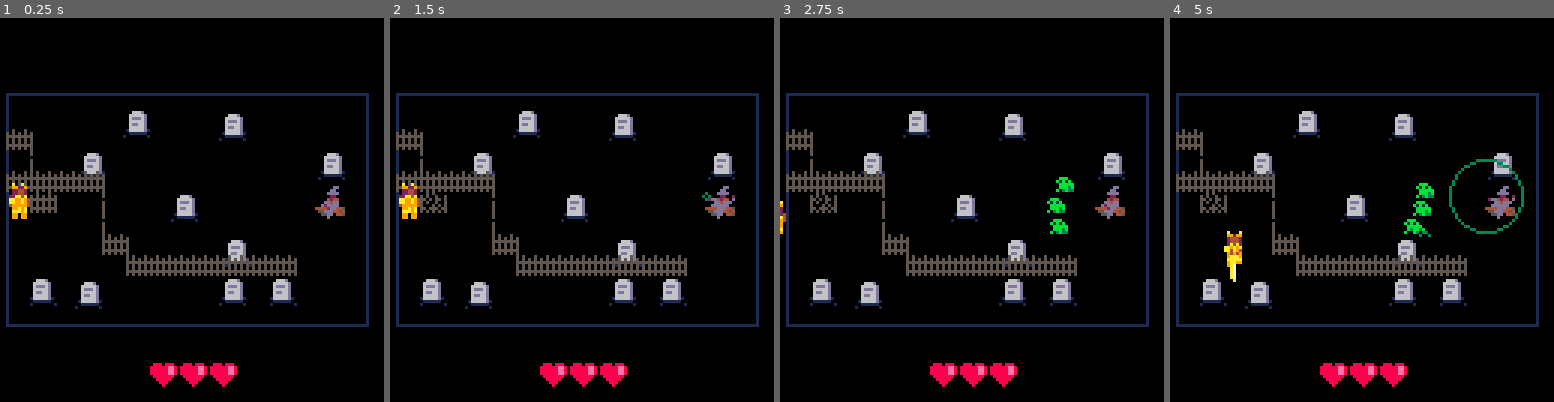
Above: before the commit, frames 1-4 (left to right).
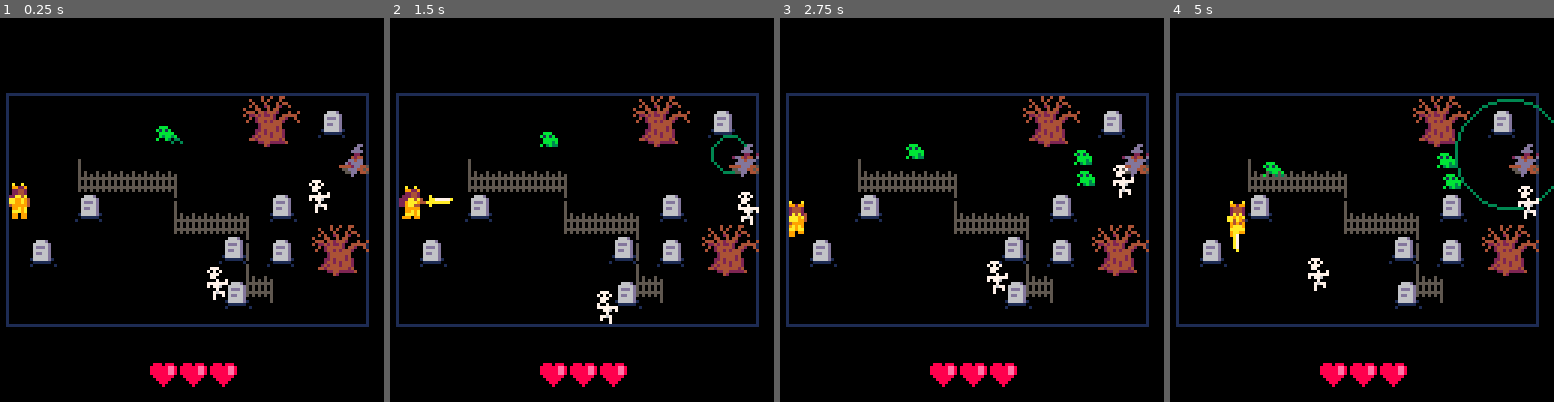
Above: after the commit, the same moments.

Repository: aylanonsense/pico-ludum-dare-40
Game: PICO-8 cartridge cart.p8
Two runs of this game, one before a commit and one after it. Both use one fixed random seed, a clock stepped at 60 frames per second and the inputs below.
Inputs:
- Up to frame 1 (0.25 s): no input
- Up to frame 2 (1.5 s): tap O (Z key) at 0.33, 0.7, 1.43 s; tap X (X key) at 1.07 s
- Up to frame 3 (2.75 s): hold Left 1.97-2.37 s; tap X (X key) at 2.07, 2.4, 2.73 s; tap O (Z key) at 2.22 s; hold Down from 2.42 s (still down)
- Up to frame 4 (5 s): release Down at 2.82 s; hold Right 2.87-3.53 s; tap X (X key) every 0.33 s from 3.07 to 4.73 s; tap O (Z key) at 3.1, 3.98, 4.87 s; hold Up 3.58-4.08 s; hold Right 4.13-4.53 s; hold Down from 4.58 s (still down)

The runs differ from the first frame. In frame 1, 12% of the frame differs, in the area x 1-97%, y 20-76%; in frame 2, 12%; in frame 3, 13%; in frame 4, 14%, in the area x 1-100%, y 20-76%.

Commit message:
Adding a whole buncha curses

Diff:
--- a/cart.p8
+++ b/cart.p8
@@ -29,6 +29,12 @@
 	{"bottom","y","vy","height",-1},
 	{"top","y","vy","height",1}
 }
+local clockwise_dirs={
+	left="up",
+	up="right",
+	right="down",
+	down="left"
+}
 
 -- global scene vars
 local scenes
@@ -49,9 +55,25 @@
 -- global list of curses
 local player_curses
 local curses={
-	{"half_speed","weighed down by guilt",{"you walk at half speed"}},
-	{"floating_heart","heart on your sleeve",{"a heart circles around you.", "if it takes damage,","you take damage."}},
-	{"no_left","right-footed",{"you can't turn left"}}
+	{"medium","reluctant medium",{"whenever you destroy a","tombstone you raise","a skeleton."}},
+	{"doppleganger","doppleganger",{"there are two of you."}},
+	{"slow-clear","constant daze",{"the world swirls around you."}},
+	{"crab-walk","crab-like tendencies",{"you walk and","attack sideways."}},
+	{"weakness","weakness",{"your attacks deal","less damage."}},
+	{"frog-summons","amphibian attraction",{"whenever you attack","you summon a frog."}},
+	{"threes","threes",{"you attack in threes."}},
+	{"hallucinations","hallucinations",{"you see things","that aren't there."}},
+	{"vertigo","extreme vertigo",{"you are constantly dizzy."}},
+	{"gigantic","excessive growth",{"you are twice as big and","move at half speed."}},
+	{"tele-on-hit","unstable structure",{"whenever you take damage","you teleport to a","random location."}},
+	{"near-sighted","clouded eyes",{"your eyesight is limited"}},
+	{"invisibility","hidden from mortal eyes",{"you are invisible."}},
+	{"perma-move","eternal unrest",{"you can't stop moving."}},
+	{"high-speed","ludicrous speed",{"you move 5x faster than normal."}},
+	{"no-left","sinistrophobia",{"you can't turn left."}},
+
+
+	-- {"floating-heart","heart on your sleeve",{"a heart circles around you.", "if it takes damage,","you take damage."}},
 }
 
 -- entity classes
@@ -60,10 +82,10 @@
 		width=7,
 		height=7,
 		health=3,
-		hurtbox_channel=1, -- player
 		obstacle_channel=1, -- player
-		collision_channel=2+4+16, -- tombstones + trees + fences
+		collision_channel=1+2+4+16, -- player + tombstones + trees + fences
 		facing_dir="right",
+		true_facing_dir="right",
 		move_dir=nil,
 		sword_attack_anim=0,
 		sword_attack_cooldown=0,
@@ -75,6 +97,14 @@
 		dodge_roll_detection=5,
 		weapons={"sword","javelin"},
 		weapon_index=1,
+		keep_in_bounds=true,
+		auto_attacks=0,
+		init=function(self)
+			if player_has_curse("gigantic") then
+				self.width*=2
+				self.height*=2
+			end
+		end,
 		update=function(self)
 			decrement_counter_prop(self,"sword_attack_anim")
 			decrement_counter_prop(self,"sword_attack_cooldown")
@@ -88,16 +118,19 @@
 			if decrement_counter_prop(self,"dodge_roll_detection") then
 				self.dodge_roll_dir=nil
 			end
+			self.hurtbox_channel=ternary(self.dodge_roll_anim>0,0,1) -- player
 			-- switch move direction when a button pressed
 			if self.dodge_roll_end_anim<=0 and self.sword_attack_anim<=0 and self.javelin_throw_anim<=0 then
 				foreach(directions,function(dir)
 					if self.dodge_roll_anim<=0 and btnp2(dir) then
-						self.move_dir=dir
-						if dir==self.dodge_roll_dir then
-							self.dodge_roll_anim=8
-						else
-							self.dodge_roll_detection=8
-							self.dodge_roll_dir=dir
+						if not player_has_curse("no-left") or self.facing_dir==dir or dir==clockwise_dirs[self.facing_dir] then
+							self.move_dir=dir
+							-- if dir==self.dodge_roll_dir then
+							-- 	self.dodge_roll_anim=8
+							-- else
+							-- 	self.dodge_roll_detection=8
+							-- 	self.dodge_roll_dir=dir
+							-- end
 						end
 					end
 				end)
@@ -110,39 +143,70 @@
 					if not self.move_dir then
 						foreach(directions,function(dir)
 							if btn2(dir) then
-								self.move_dir=dir
+								if not player_has_curse("no-left") or self.facing_dir==dir or dir==clockwise_dirs[self.facing_dir] then
+									self.move_dir=dir
+								end
 							end
 						end)
 					end
 				end
 			end
 			-- no moving during an animation
-			if self.javelin_throw_anim>0 or self.sword_attack_anim>0 or self.dodge_roll_end_anim>0 then
+			if self.javelin_throw_anim>0 or self.sword_attack_anim>0 or self.dodge_roll_end_anim>0 or self.auto_attacks>0 then
 				self.vx,self.vy=0,0
 			else
 				-- face the direction of movement
 				if self.move_dir then
 					self.facing_dir=self.move_dir
+					if player_has_curse("crab-walk") then
+						self.true_facing_dir=clockwise_dirs[self.facing_dir]
+					else
+						self.true_facing_dir=self.facing_dir
+					end
 				end
 				-- move in the movement direction
-				self.vx,self.vy=dir_to_vector(self.move_dir,ternary(self.dodge_roll_anim>0,2.5,1))
+				local move_dir=self.move_dir
+				if player_has_curse("perma-move") then
+					move_dir=move_dir or self.facing_dir
+				end
+				local move_speed=1
+				if player_has_curse("gigantic") then
+					move_speed*=0.5
+				end
+				if player_has_curse("high-speed") then
+					move_speed*=5
+				end
+				self.vx,self.vy=dir_to_vector(move_dir,move_speed*ternary(self.dodge_roll_anim>0,2.5,1))
 			end
 			-- move the character
 			self:apply_velocity()
 			-- switch weapons
-			if btnp2("x") then
-				self.weapon_index=1+(self.weapon_index%#self.weapons)
-			end
+			-- if btnp2("x") then
+			-- 	self.weapon_index=1+(self.weapon_index%#self.weapons)
+			-- end
 			-- throw a javelin
-			if self.dodge_roll_anim<=0 and self.dodge_roll_end_anim<=0 and btnp2("z") then
+			if self.dodge_roll_anim<=0 and self.dodge_roll_end_anim<=0 and btnp2("z") or self.auto_attacks>0 then
 				if self.weapons[self.weapon_index]=="sword" and self.sword_attack_cooldown<=0 then
-					self.sword_attack_anim=10
-					self.sword_attack_cooldown=17
-					spawn_entity("sword_attack",self.x,self.y,{slash_dir=self.facing_dir})
+					self.sword_attack_anim=10*ternary(player_has_curse("gigantic"),2,1)
+					self.sword_attack_cooldown=10*ternary(player_has_curse("gigantic"),2,1)+7
+					if player_has_curse("threes") and self.auto_attacks==0 then
+						self.auto_attacks=2
+					else
+						decrement_counter_prop(self,"auto_attacks")
+					end
+					if player_has_curse("frog-summons") then
+						local x=rnd_int(20,100)
+						local y=0
+						if rnd()<0.5 then
+							y=75
+						end
+						spawn_entity("frog",x,y)
+					end
+					spawn_entity("sword_attack",self.x,self.y,{slash_dir=self.true_facing_dir})
 				elseif self.weapons[self.weapon_index]=="javelin" and self.javelin_throw_cooldown<=0 then
 					self.javelin_throw_anim=10
 					self.javelin_throw_cooldown=30
-					spawn_entity("javelin",self.x+2,self.y+2,{move_dir=self.facing_dir})
+					spawn_entity("javelin",self.x+2,self.y+2,{move_dir=self.true_facing_dir})
 				end
 			end
 		end,
@@ -151,12 +215,12 @@
 			local sy=11
 			local sw=7
 			local sh=12
-			local sflipped=(self.facing_dir=="left")
+			local sflipped=(self.true_facing_dir=="left")
 			local sdx=0
 			local sdy=5
-			if self.facing_dir=="down" then
+			if self.true_facing_dir=="down" then
 				sx=57
-			elseif self.facing_dir=="up" then
+			elseif self.true_facing_dir=="up" then
 				sx=105
 			else
 				sx=81
@@ -170,16 +234,27 @@
 				sx+=ternary(self.frames_alive%16>8,8,16)
 			end
 			if self.sword_attack_anim>0 then
-				if self.facing_dir=="down" then
+				if self.true_facing_dir=="down" then
 					sx,sy,sw,sh,sdy=23,14,6,17,4
-				elseif self.facing_dir=="up" then
+				elseif self.true_facing_dir=="up" then
 					sx,sy,sw,sh,sdy=30,7,7,20,13
 				else
-					sx,sh,sw,sh,sdx,sdy=38,15,18,12,ternary(self.facing_dir=="left",11,0),8
+					sx,sh,sw,sh,sdx,sdy=38,15,18,12,ternary(self.true_facing_dir=="left",11,0),8
 				end
 			end
 			if self.invincibility_frames%6<3 then
-				sspr2(sx,sy,sw,sh,self.x-sdx,self.y-sdy,sflipped)
+				if player_has_curse("invisibility") then
+					local i
+					for i=0,15 do
+						palt(i,true)
+					end
+				end
+				pal(3,10)
+				palt(3,false)
+				pal(11,7)
+				palt(11,false)
+				local size_mult=ternary(player_has_curse("gigantic"),2,1)
+				sspr2(sx,sy,sw,sh,self.x-size_mult*sdx,self.y-size_mult*sdy,sflipped,false,size_mult*sw,size_mult*sh)
 				-- self:draw_outline(12)
 			end
 		end,
@@ -189,28 +264,38 @@
 		on_hurt=function(self)
 			self.invincibility_frames=48
 			freeze_and_shake_screen(6,10)
+			if player_has_curse('tele-on-hit') then
+				self.x=rnd_int(0,112)
+				self.y=rnd_int(0,68)
+			end
 		end
 	},
 	sword_attack={
 		width=15,
 		height=7,
-		frames_to_death=4,
+		frames_to_death=1,
 		hitbox_channel=2+4+8+16, -- witches + minions + tombstones + fences
 		init=function(self)
+			local size_mult=ternary(player_has_curse("gigantic"),2,1)
 			if self.slash_dir=="right" then
-				self.x+=2
+				self.x+=size_mult*2
 			elseif self.slash_dir=="left" then
-				self.x-=10
+				self.x-=size_mult*10
 			else
 				self.width,self.height=7,12
 				if self.slash_dir=="down" then
-					self.y+=1
+					self.y+=size_mult*1
 				else
-					self.y-=9
+					self.y-=size_mult*9
 				end
 			end
-		end,
-		draw=noop
+			self.width*=size_mult
+			self.height*=size_mult
+		end,
+		draw=noop,
+		on_hit=function(self)
+			freeze_and_shake_screen(1,2)
+		end
 	},
 	javelin={
 		width=5,
@@ -244,41 +329,56 @@
 	witch={
 		width=10,
 		height=8,
-		health=3,
+		health=2,
 		hitbox_channel=1, -- player
 		hurtbox_channel=2, -- witch
 		spell=nil,
 		spell_startup_frames=0,
 		spell_recovery_frames=0,
-		spell_cooldown_frames=10,
+		spell_cooldown_frames=20,
+		keep_in_bounds=true,
 		update=function(self)
 			-- start casting a spell
 			if decrement_counter_prop(self,"spell_cooldown_frames") then
-				-- local spells={"summon_frogs","raise_skeletons","lob_blasts","shoot_bats"}
-				self.spell="summon_frogs"
+				local spells={"summon_frogs","lob_blasts","shoot_bats","raise_skeletons"}
+				self.spell=spells[rnd_int(1,#spells)]
 				self.spell_startup_frames=40
 			end
 			-- cast a spell
 			if decrement_counter_prop(self,"spell_startup_frames") then
-				if self.spell=="summon_frogs" then
-					spawn_entity("frog",self.x-5,self.y-8)
-					spawn_entity("frog",self.x-5,self.y+8)
-					spawn_entity("frog",self.x-5,self.y)
+				if self.spell=="shoot_bats" then
+					spawn_entity("bat",self.x-2,self.y,{wait_frames=1})
+					spawn_entity("bat",self.x-2,self.y,{wait_frames=10})
+					spawn_entity("bat",self.x-2,self.y,{wait_frames=20})
+				elseif self.spell=="summon_frogs" then
+					spawn_entity("frog",self.x-5,self.y-4)
+					spawn_entity("frog",self.x-5,self.y+4)
+				elseif self.spell=="lob_blasts" then
+					local i
+					for i=1,3 do
+						spawn_entity("lobbed_bomb",self.x,self.y,{target_x=player.x+rnd_int(-14,14),target_y=player.y+rnd_int(-10,10)})
+					end
+				elseif self.spell=="raise_skeletons" then
+					spawn_entity("skeleton",self.x-5,self.y)
 				end
 				self.spell_recovery_frames=30
 			end
 			-- cooldown between spell casts
 			if decrement_counter_prop(self,"spell_recovery_frames") then
-				self.spell_cooldown_frames=rnd_int(50,100)
+				self.spell_cooldown_frames=rnd_int(60,120)
 			end
 			self:apply_velocity()
 		end,
 		draw=function(self)
-			-- rectfill(self.x+0.5,self.y-2.5,self.x+9.5,self.y+7.5,2)
-			-- self:draw_outline(7)
 			if self.spell_startup_frames>0 then
-				if self.spell=="summon_frogs" then
+				if self.spell=="shoot_bats" then
+					color(13)
+				elseif self.spell=="summon_frogs" then
 					color(3)
+				elseif self.spell=="lob_blasts" then
+					color(14)
+				elseif self.spell=="raise_skeletons" then
+					color(7)
 				end
 				circ(self.x,self.y,self.spell_startup_frames/2)
 			end
@@ -286,6 +386,63 @@
 		end,
 		on_death=function(self)
 			init_scene("curse")
+		end
+	},
+	bat={
+		width=5,
+		height=5,
+		hitbox_channel=1, -- player
+		hurtbox_channel=4, -- minion
+		frames_to_death=70,
+		update=function(self)
+			if decrement_counter_prop(self,"wait_frames") then
+				local dx=mid(-100,player:center_x()-self:center_x(),100)
+				local dy=mid(-100,player:center_y()-self:center_y(),100)
+				local dist=sqrt(dx*dx+dy*dy)
+				self.vx=1.2*dx/dist
+				self.vy=1.2*dy/dist
+			end
+			self.vx*=1.03
+			self.vy*=1.03
+			self:apply_velocity()
+		end,
+		draw=function(self)
+			if self.wait_frames<=0 then
+				-- self:draw_outline()
+				sspr2(ternary(self.frames_alive%8>4,6,0),36,6,5,self.x-1,self.y)
+			end
+		end
+	},
+	lobbed_bomb={
+		frames_to_death=40,
+		init=function(self)
+			self.vx=(self.target_x-self.x)/40
+			self.vy=(self.target_y-self.y)/40
+		end,
+		update=function(self)
+			if self.frames_alive==40 then
+				self.vx,self.vy=0,0
+			end
+			self:apply_velocity()
+		end,
+		draw=function(self)
+			local f=self.frames_alive
+			local x=self.x
+			local y=self.y+0.076*f*f-3*f
+			circfill(x,y,3,14)
+			pset(self.target_x,self.target_y,14)
+		end,
+		on_death=function(self)
+			spawn_entity("explosion",self.x-4,self.y-4)
+		end
+	},
+	explosion={
+		width=8,
+		height=8,
+		hitbox_channel=1+4+8+16, -- player + minions + tombstones + fences
+		frames_to_death=4,
+		draw=function(self)
+			circfill(self.x+4.5,self.y+4.5,4,7)
 		end
 	},
 	frog={
@@ -298,6 +455,7 @@
 		collision_channel=2+4+8+16, -- tombstones + trees + minions + fences
 		hop_frames=0,
 		frames_to_hop=1,
+		keep_in_bounds=true,
 		update=function(self)
 			decrement_counter_prop(self,"hop_frames")
 			if decrement_counter_prop(self,"frames_to_hop") then
@@ -319,6 +477,48 @@
 			sspr2(ternary(self.hop_frames>0,31,22),0,9,6,self.x-1,self.y,self.is_facing_right)
 		end
 	},
+	skeleton={
+		width=7,
+		height=9,
+		health=2,
+		hitbox_channel=1, -- player
+		hurtbox_channel=4, -- minion
+		obstacle_channel=8, -- minion
+		collision_channel=2+4+8+16, -- tombstones + trees + minions + fences
+		keep_in_bounds=true,
+		update=function(self)
+			-- decrement_counter_prop(self,"hop_frames")
+			-- if decrement_counter_prop(self,"frames_to_hop") then
+			local dx=mid(-100,player:center_x()-self:center_x(),100)
+			local dy=mid(-100,player:center_y()-self:center_y(),100)
+			local dist=sqrt(dx*dx+dy*dy)
+			if dist<40 then
+				self.vx,self.vy=0.5*dx/dist,0.5*dy/dist
+			elseif self.frames_alive%30==0 then
+				local angle=rnd()
+				self.vx,self.vy=0.5*cos(angle),0.5*sin(angle)
+			elseif self.frames_alive%30==20 then
+				self.vx,self.vy=0,0
+			end
+			self:apply_velocity()
+			-- 	self.frames_to_hop=rnd_int(35,60)
+			-- 	self.hop_frames=rnd_int(8,12)
+			-- 	self.is_facing_right=self.vx>0
+			-- end
+			-- if self.hop_frames<=0 then
+			-- 	self.vx,self.vy=0,0
+			-- end
+			-- self:apply_velocity()
+		end,
+		draw=function(self)
+			-- self:draw_outline(8)
+			sspr2(ternary(self.frames_alive%14>7,0,8),42,7,11,self.x,self.y-2,self.is_facing_right)
+		end,
+		on_hurt=function(self)
+			self.x-=20*self.vx
+			self.y-=20*self.vy
+		end
+	},
 	tombstone={
 		width=6,
 		height=6,
@@ -331,6 +531,11 @@
 		draw=function(self)
 			sspr2(12,0,10,6,self.x-2,self.y+2,self.flipped)
 			sspr2(ternary(self.health<2,6,0),0,6,7,self.x,self.y-1)
+		end,
+		on_death=function(self)
+			if player_has_curse("medium") then
+				spawn_entity("skeleton",self.x,self.y)
+			end
 		end
 	},
 	tree={
@@ -401,7 +606,14 @@
 	end
 	-- clear the screen
 	camera()
-	cls(0)
+	if player_has_curse("slow-clear") then
+		local i
+		for i=1,1000 do
+			pset(rnd_int(0,127),rnd_int(0,127),0)
+		end
+	else
+		cls(0)
+	end
 	-- draw guidelines
 	-- rect(0,0,127,127,1)
 	-- rect(2,25,125,102,1)
@@ -414,6 +626,7 @@
 function init_title()
 	player_curses={}
 	shuffle_list(curses)
+	-- debug_add_curse(curses[1][1])
 end
 
 function update_title()
@@ -451,8 +664,16 @@
 	-- spawn_entity("horizontal_fence",30,40)
 	-- spawn_entity("horizontal_fence",38,40)
 	-- spawn_entity("horizontal_fence",46,40)
+	if player_has_curse("hallucinations") then
+		local possibilities={"player","witch","frog","tombstone","tree","horizontal_fence","vertical_fence"}
+		local i
+		for i=1,10 do
+			spawn_entity(possibilities[rnd_int(1,#possibilities)],rnd_int(10,100),rnd_int(10,70),{is_hallucination=true})
+		end
+	end
 	-- add new entities to the game immediately
 	add_new_entities()
+	-- debug_add_curse("no-left")
 end
 
 function generate_level()
@@ -466,6 +687,11 @@
 	local player_row=6
 	player=spawn_entity("player",8*player_col-7,7*player_row-7)
 	tiles[player_col][player_row]=player
+	if player_has_curse("doppleganger") then
+		local player2_col=1
+		local player2_row=7
+		tiles[player2_col][player2_row]=spawn_entity("player",8*player2_col-7,7*player2_row-7)
+	end
 	-- spawn the witch
 	local witch_col=rnd_int(14,15)
 	local witch_row=rnd_int(4,8)
@@ -501,6 +727,15 @@
 			tiles[col][row]=spawn_entity("tombstone",8*col-rnd_int(6,7),7*row-rnd_int(6,7))
 		end
 	end
+	-- make some enemies
+	local num_minions=rnd_int(0,3)
+	for i=1,num_minions do
+		local col=rnd_int(6,13)
+		local row=rnd_int(2,10)
+		if not tiles[col][row] then
+			tiles[col][row]=spawn_entity(ternary(rnd()<0.5,"skeleton","frog"),8*col-rnd_int(6,7),7*row-rnd_int(6,7))
+		end
+	end
 end
 
 function generate_fence(tiles)
@@ -531,9 +766,23 @@
 		if decrement_counter_prop(entity,"frames_to_death") then
 			entity:die()
 		else
-			entity:update()
-			increment_counter_prop(entity,"frames_alive")
-			decrement_counter_prop(entity,"invincibility_frames")
+			if not entity.is_hallucination then
+				entity:update()
+				increment_counter_prop(entity,"frames_alive")
+				decrement_counter_prop(entity,"invincibility_frames")
+				if entity.keep_in_bounds then
+					if entity.x<0 then
+						entity.x=0
+					elseif entity.x+entity.width>121 then
+						entity.x=121-entity.width
+					end
+					if entity.y<0 then
+						entity.y=0
+					elseif entity.y+entity.height>77 then
+						entity.y=77-entity.height
+					end
+				end
+			end
 		end
 	end)
 	-- check for hits
@@ -543,7 +792,7 @@
 		local j
 		for j=1,#entities do
 			local e2=entities[j]
-			if i!=j and band(e1.hitbox_channel,e2.hurtbox_channel)>0 then
+			if i!=j and not e1.is_hallucination and not e2.is_hallucination and band(e1.hitbox_channel,e2.hurtbox_channel)>0 then
 				if rects_overlapping(e1.x,e1.y,e1.width,e1.height,e2.x,e2.y,e2.width,e2.height) then
 					e1:on_hit(e2)
 					if e2.invincibility_frames<=0 then
@@ -572,7 +821,9 @@
 
 function draw_game(shake_x)
 	-- draw play grid
-	camera(shake_x-2,-25)
+	local camera_x=shake_x-2
+	local camera_y=-25
+	camera(camera_x,camera_y)
 	color(1)
 	-- local c,r
 	-- for c=0,15 do
@@ -583,9 +834,21 @@
 	-- end
 	rect(0,0,120,77)
 	-- draw each entity
-	foreach(entities,function(entity)
-		entity:draw()
-	end)
+	if player_has_curse("vertigo") then
+		camera(camera_x+10*cos(scene_frame/200),camera_y+10*sin(scene_frame/200))
+		draw_game_objects()
+		camera(camera_x-10*cos(scene_frame/200),camera_y-10*sin(scene_frame/200))
+		draw_game_objects()
+	else
+		draw_game_objects()
+	end
+	if player_has_curse("near-sighted") then
+		color(0)
+		rectfill(-10,-10,player.x-31,87)
+		rectfill(player.x+38,-10,137,87)
+		rectfill(-10,-10,137,player.y-34)
+		rectfill(-10,player.y+35,137,87)
+	end
 	-- draw ui
 	camera(shake_x)
 	color(0)
@@ -596,6 +859,16 @@
 	for i=1,3 do
 		sspr(ternary(player.health<i,77,68),0,9,8,10*i+40,115)
 	end
+end
+
+function draw_game_objects()
+	rect(0,0,120,77,1)
+	-- draw each entity
+	foreach(entities,function(entity)
+		pal()
+		entity:draw()
+	end)
+	pal()
 end
 
 -- curse scene methods
@@ -632,18 +905,23 @@
 
 -- death scene methods
 function init_death()
+	player_curses={}
+	shuffle_list(curses)
 end
 
 function update_death()
 	if scene_frame>20 and btnp2("z") then
-		init_scene("title")
+		init_scene("game")
 	end
 end
 
 function draw_death()
+	color(7)
+	print("i'm real sorry but",28,50)
+	print("you died :(",42,60)
 	color(13)
 	if scene_frame%40<30 then
-		print("press z to continue",26,108)
+		print("press z to continue",26,108,13)
 	end
 end
 
@@ -707,7 +985,7 @@
 							local i
 							for i=1,#entities do
 								local entity=entities[i]
-								if band(self.collision_channel,entity.obstacle_channel)>0 and self!=entity and mult*self[vel]>=mult*entity[vel] then
+								if band(self.collision_channel,entity.obstacle_channel)>0 and self!=entity and mult*self[vel]>=mult*entity[vel] and not self.is_hallucination and not entity.is_hallucination then
 									-- they can collide, now check to see if there is overlap
 									local self_sub={}
 									self_sub.x=self.x+1.1
@@ -772,6 +1050,9 @@
 		-- add it to the list of entities-to-be-added
 		add(new_entities,entity)
 	end
+	if player_has_curse("weakness") and class_name!="player" then
+		entity.health+=1
+	end
 	-- return it
 	return entity
 end
@@ -801,6 +1082,15 @@
 	for i=1,#player_curses do
 		if player_curses[i][1]==s then
 			return true
+		end
+	end
+end
+
+function debug_add_curse(s)
+	local i
+	for i=1,#curses do
+		if curses[i][1]==s then
+			add(player_curses,curses[i])
 		end
 	end
 end
@@ -844,8 +1134,8 @@
 	return button_presses[button_string_to_index(n)]
 end
 
-function sspr2(sx,sy,sw,sh,x,y,fh,fv)
-	sspr(sx,sy,sw,sh,x+0.5,y+0.5,sw,sh,fh,fv)
+function sspr2(sx,sy,sw,sh,x,y,fh,fv,w,h)
+	sspr(sx,sy,sw,sh,x+0.5,y+0.5,(w or sw),(h or sh),fh,fv)
 end
 
 -- round a number up to the nearest integer
Not shown, changed: 38 lines of the sprite sheet (__gfx__) section of cart.p8
